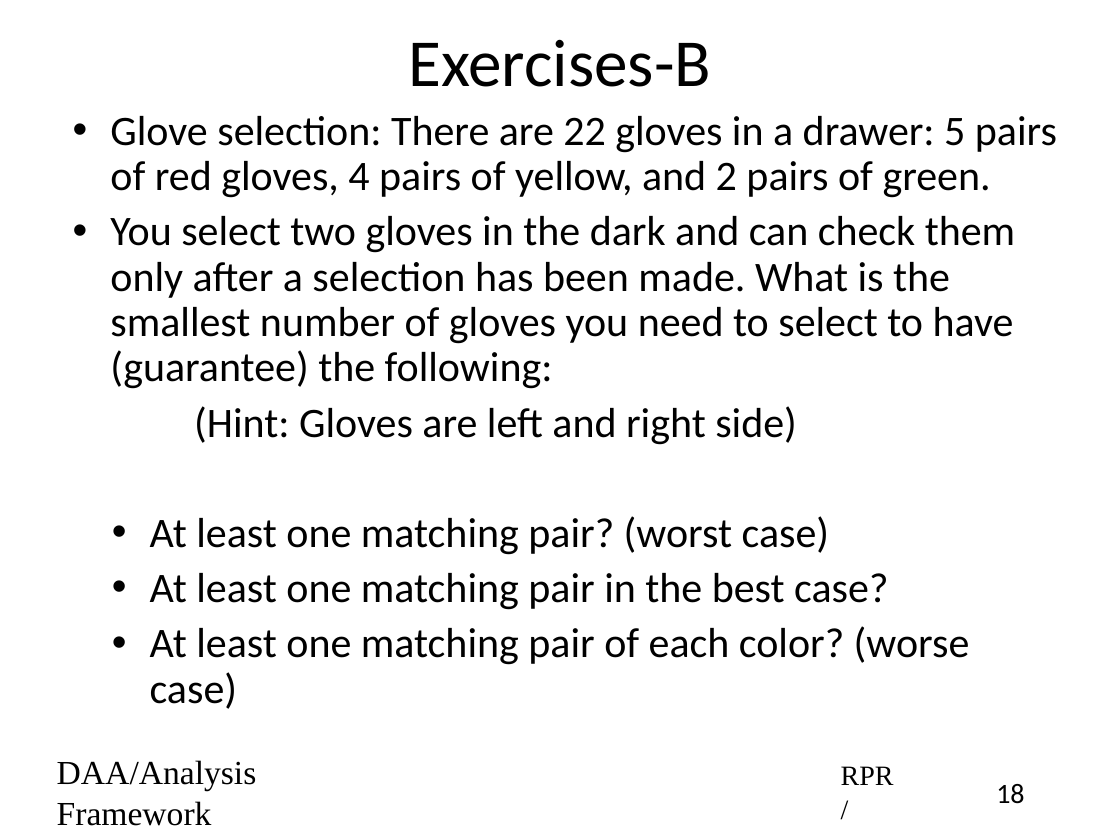
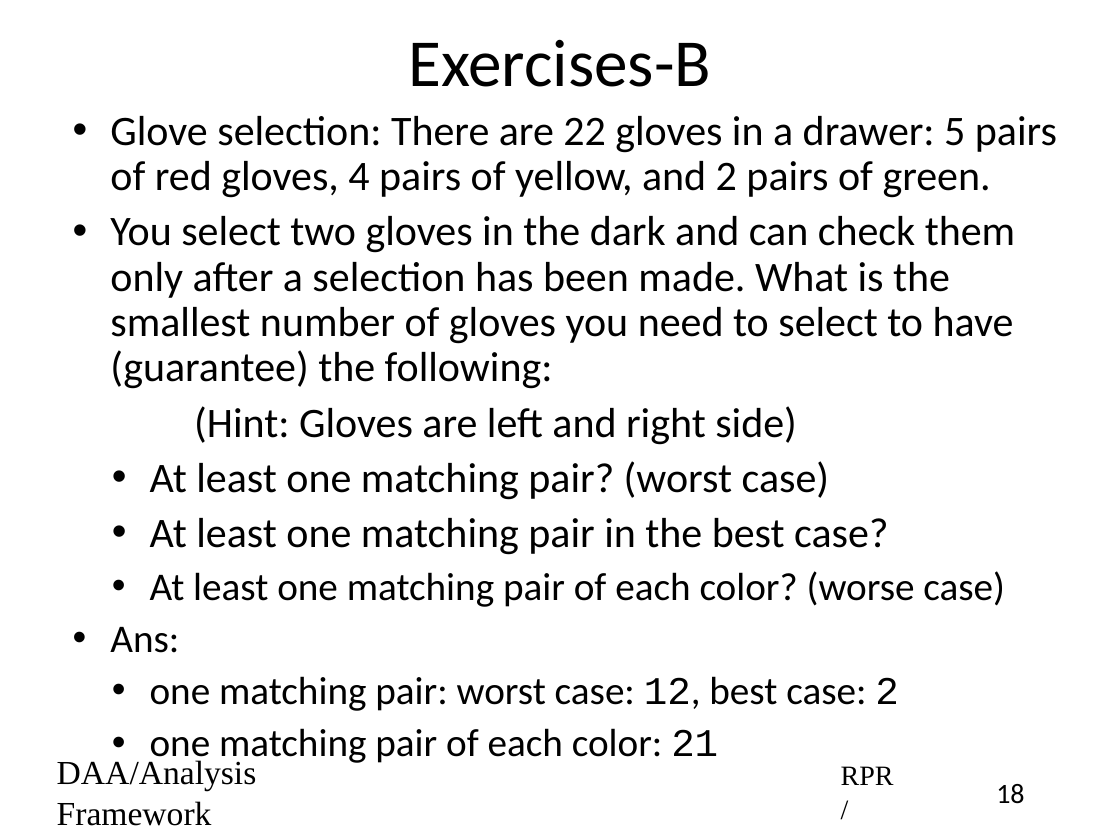
Before and after one commit to rprustagi/2019-17CS43-DAA, a slide deck: slide 18 of Slides-RPR/2019-H1-DAA-L05-Algo-Performance.pptx. Drawn at 1120x840 pixels with LibreOffice and Linux fonts; fonts in the diff are those of the drawing. Boxes give left, top, right and bottom in pixels: in the first picture for what was removed or moved away, otherwise in the second. Text is boxed around its words. In the diff, an @@ line names an element or a change of style, - is before the commit and + after.

Commit message:
Typo errors in slides fixed

```diff
--- a/Slides-RPR/2019-H1-DAA-L05-Algo-Performance.pptx
+++ b/Slides-RPR/2019-H1-DAA-L05-Algo-Performance.pptx
@@ text at box(150, 571, 1005, 607): size 30 to 28 pt in "At least one matching pair of each ..." @@
@@ text at box(110, 627, 899, 766): paragraphs added @@
+• Ans:
+  • one matching pair: worst case: 12, best case: 2
+  • one matching pair of each color: 21
```
Also in this commit, not shown: 2 other slides changed, 11 other files.
